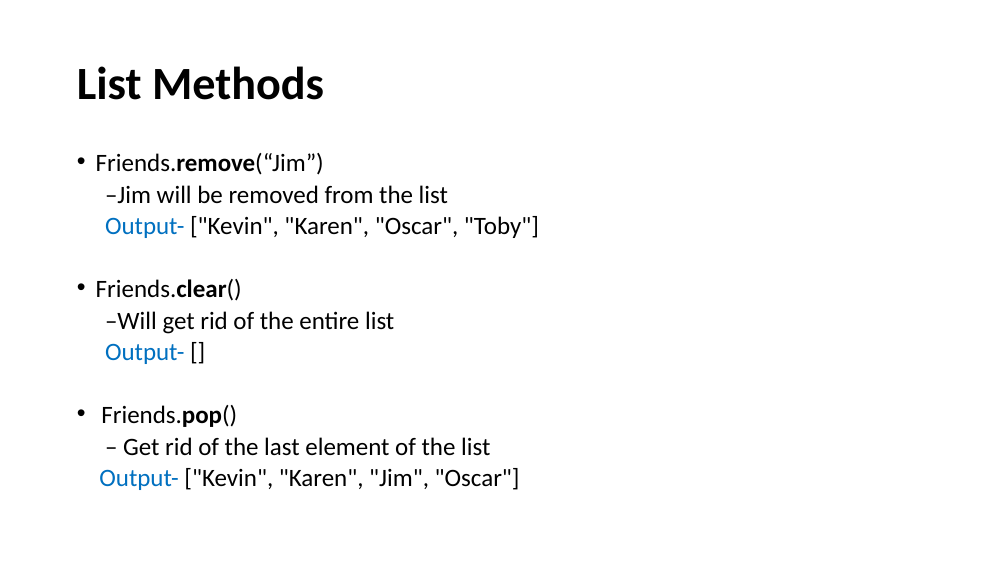
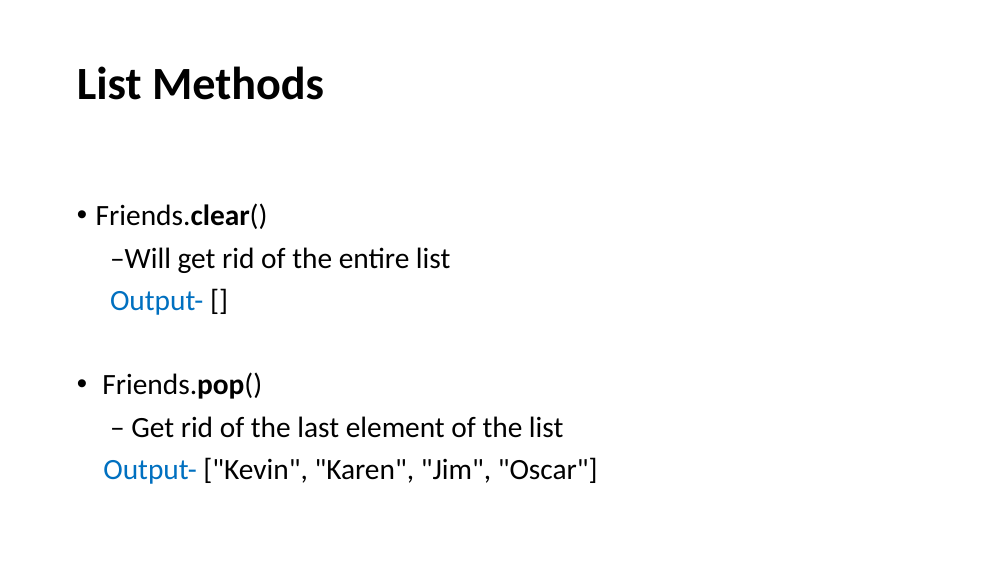
Before and after one commit to HKohin/Python-for-Upward-Bound-Program, a slide deck: slide 25 of PYTHON_8_Lists Part 1.pptx. Drawn at 1008x567 pixels with LibreOffice and Linux fonts; fonts in the diff are those of the drawing. Boxes give left, top, right and bottom in pixels: in the first picture for what was removed or moved away, otherwise in the second. Text is boxed around its words. In the diff, an @@ line names an element or a change of style, - is before the commit and + after.

```diff
--- a/PYTHON_8_Lists Part 1.pptx
+++ b/PYTHON_8_Lists Part 1.pptx
@@ text "Friends.clear()" at [96,203,598,484]: size 23.8 to 28 pt; line spacing 0.7 to 0.9 @@
@@ text at [96,153,539,238]: paragraphs removed @@
-• Friends.remove(“Jim”)
-–Jim will be removed from the list
-Output- ["Kevin", "Karen", "Oscar", "Toby"]
```
Also in this commit, not shown: 2 other slides changed, 6 slides added.
